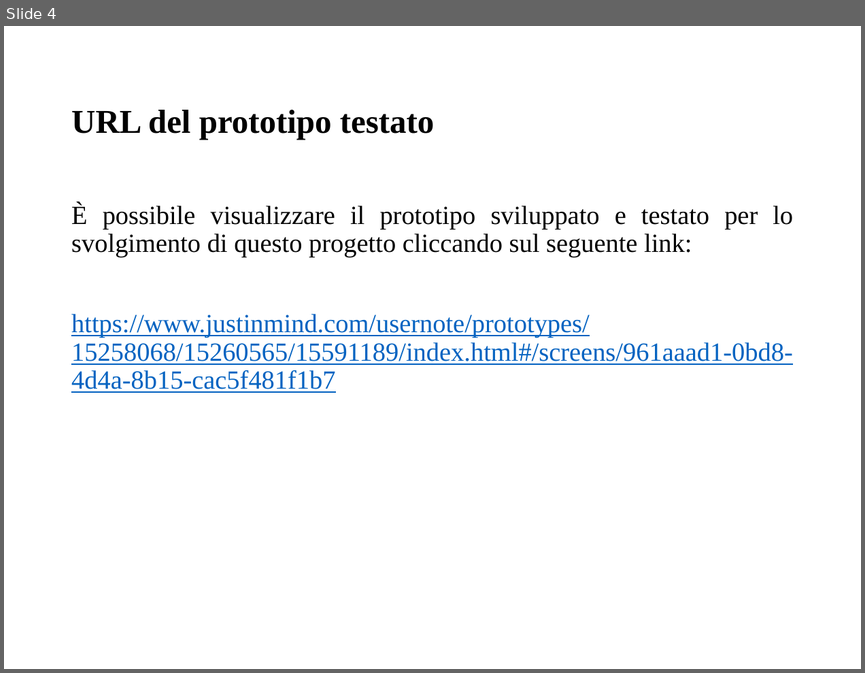
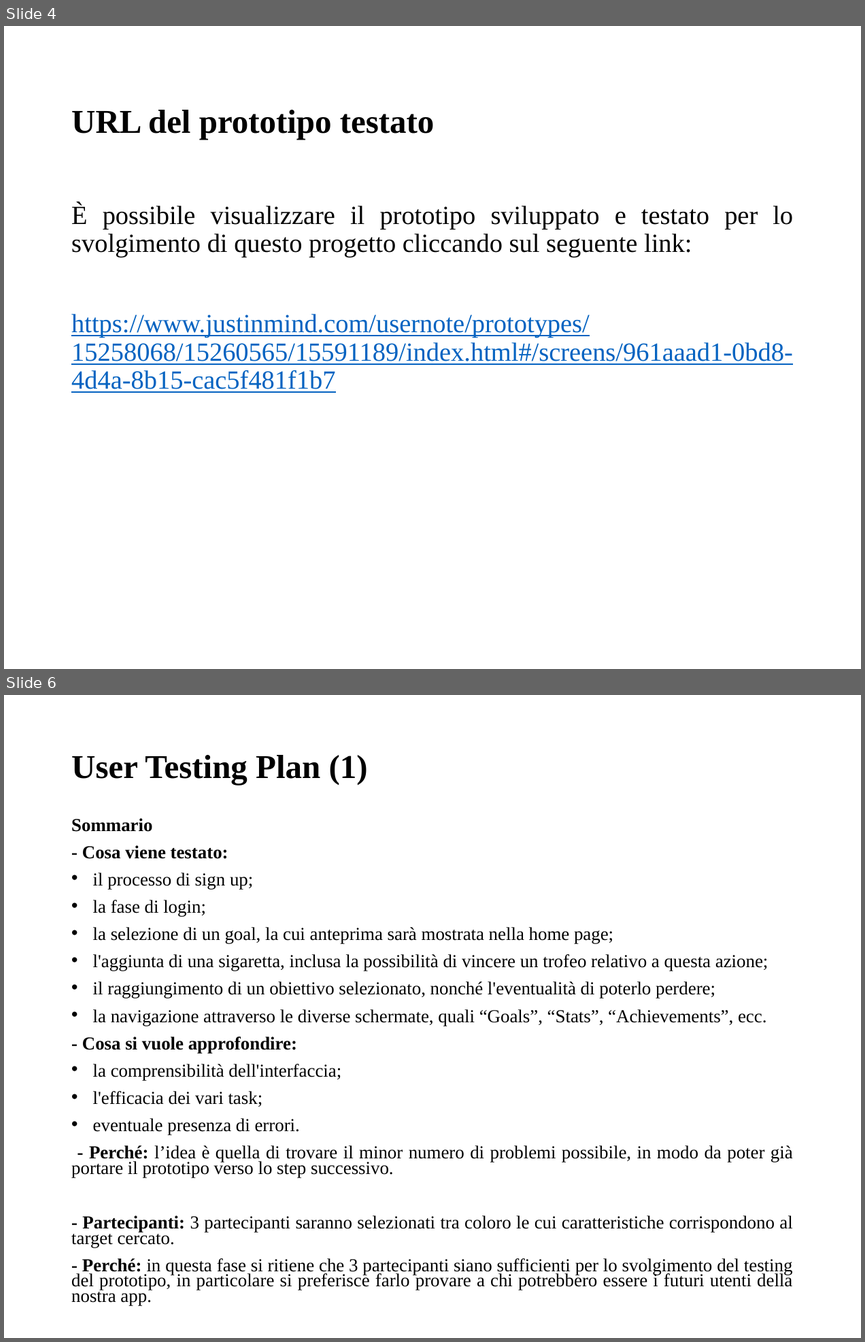
Before and after one commit to giusmastro91/Cognitive-systems, a slide deck: Prova_6/Leone_Mastrosimone_PresentazioneProgetto.pptx. Shown one above the other, each under a label of ours: slide 4 before the commit, slides 4 and 6 after it; the slides between them are not shown. The pictures are 865x673 and 865x1342 pixels, drawn with LibreOffice and Linux fonts; fonts in the diff are those of the drawing. Boxes give left, top, right and bottom in pixels: in the first picture for what was removed or moved away, otherwise in the second. Text is boxed around its words. In the diff, an @@ line names an element or a change of style, - is before the commit and + after.

```diff
--- a/Prova_6/Leone_Mastrosimone_PresentazioneProgetto.pptx
+++ b/Prova_6/Leone_Mastrosimone_PresentazioneProgetto.pptx
@@ slide 6 added at (x1=4, y1=695, x2=861, y2=1338), background #FFFFFF @@
@@ title added at (x1=71, y1=755, x2=368, y2=784), 28 pt, text #000000, bold @@
+User Testing Plan (1)
@@ text added at (x1=71, y1=818, x2=793, y2=1306), 15.4 pt, text #000000 @@
+Sommario
+- Cosa viene testato:
+• il processo di sign up;
+• la fase di login;
+• la selezione di un goal, la cui anteprima sarà mostrata nella home page;
+• l'aggiunta di una sigaretta, inclusa la possibilità di vincere un trofeo relativo a questa azione;
+• il raggiungimento di un obiettivo selezionato, nonché l'eventualità di poterlo perdere;
+• la navigazione attraverso le diverse schermate, quali “Goals”, “Stats”, “Achievements”, ecc.
+- Cosa si vuole approfondire:
+• la comprensibilità dell'interfaccia;
+• l'efficacia dei vari task;
+• eventuale presenza di errori.
+- Perché: l’idea è quella di trovare il minor numero di problemi possibile, in modo da poter già portare il prototipo verso lo step successivo.
+- Partecipanti: 3 partecipanti saranno selezionati tra coloro le cui caratteristiche corrispondono al target cercato.
+- Perché: in questa fase si ritiene che 3 partecipanti siano sufficienti per lo svolgimento del testing del prototipo, in particolare si preferisce farlo provare a chi potrebbero essere i futuri utenti della nostra app.
```
Also in this commit, not shown: 7 other slides added, 1 slide removed.
